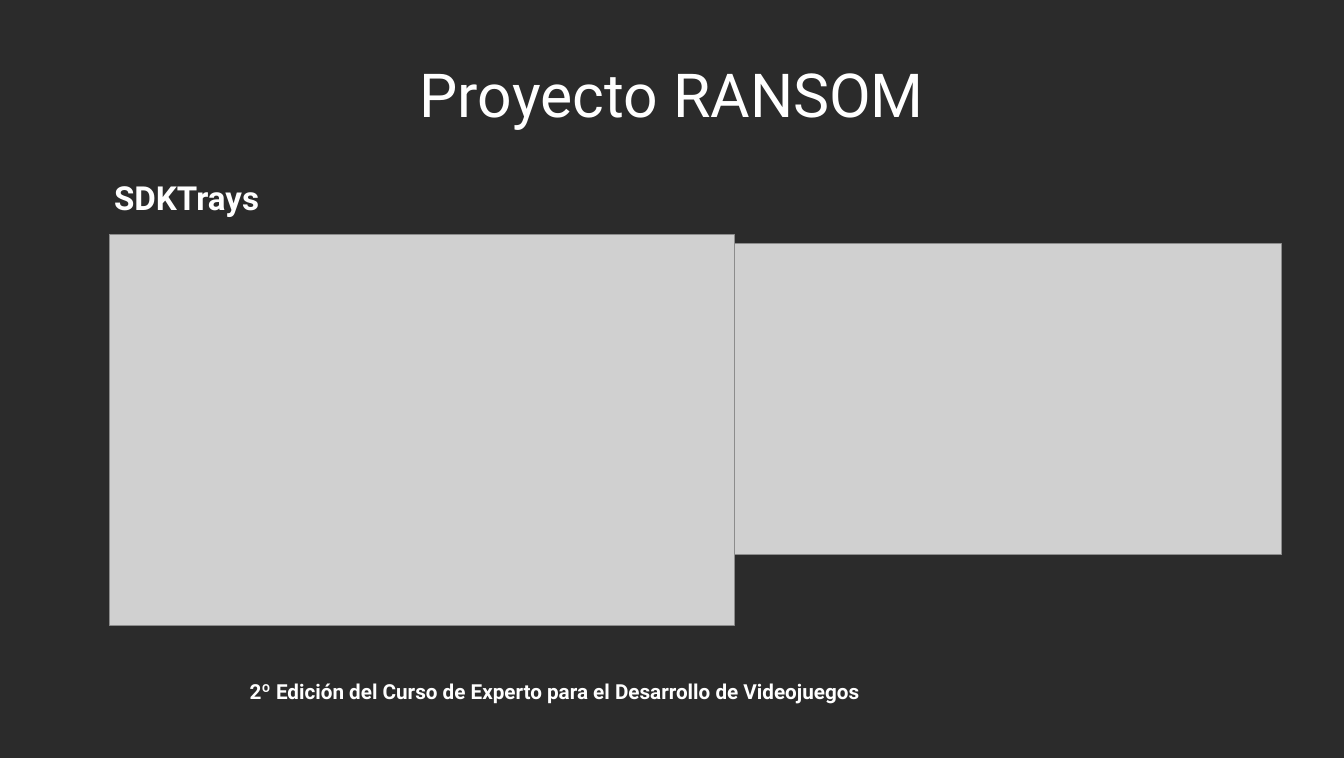
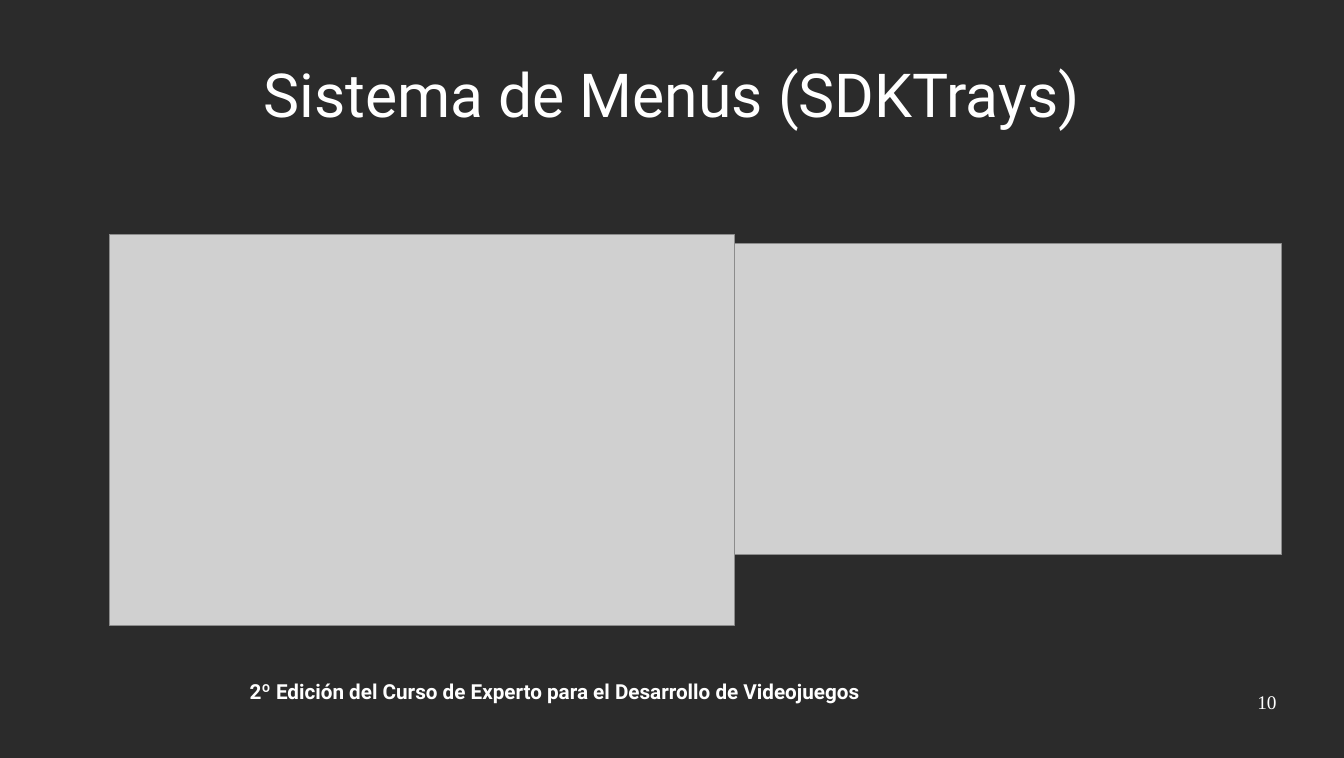
Before and after one commit to bievis/cedv-grupo4, a slide deck: slide 10 of ransom/doc/Presentacion/Presentacion.odp (slide 9 before the commit). Drawn at 1344x758 pixels with LibreOffice and Linux fonts; fonts in the diff are those of the drawing; grey boxes stand for pictures; background and template pictures are left out; a plain dark background stands for a picture behind light text. Boxes give left, top, right and bottom in pixels: in the first picture for what was removed or moved away, otherwise in the second. Text is boxed around its words. In the diff, an @@ line names an element or a change of style, - is before the commit and + after.

```diff
--- a/ransom/doc/Presentacion/Presentacion.odp
+++ b/ransom/doc/Presentacion/Presentacion.odp
@@ title at [263,68,1079,131]: text changed @@
-Proyecto RANSOM
+Sistema de Menús (SDKTrays)
@@ text removed at [114,186,259,217] @@
-SDKTrays
@@ page number added at [1257,696,1276,709], 14 pt, text #FFFFFF @@
+10
```
Also in this commit, not shown: 10 other slides changed, 1 slide added, 1 slide removed.
